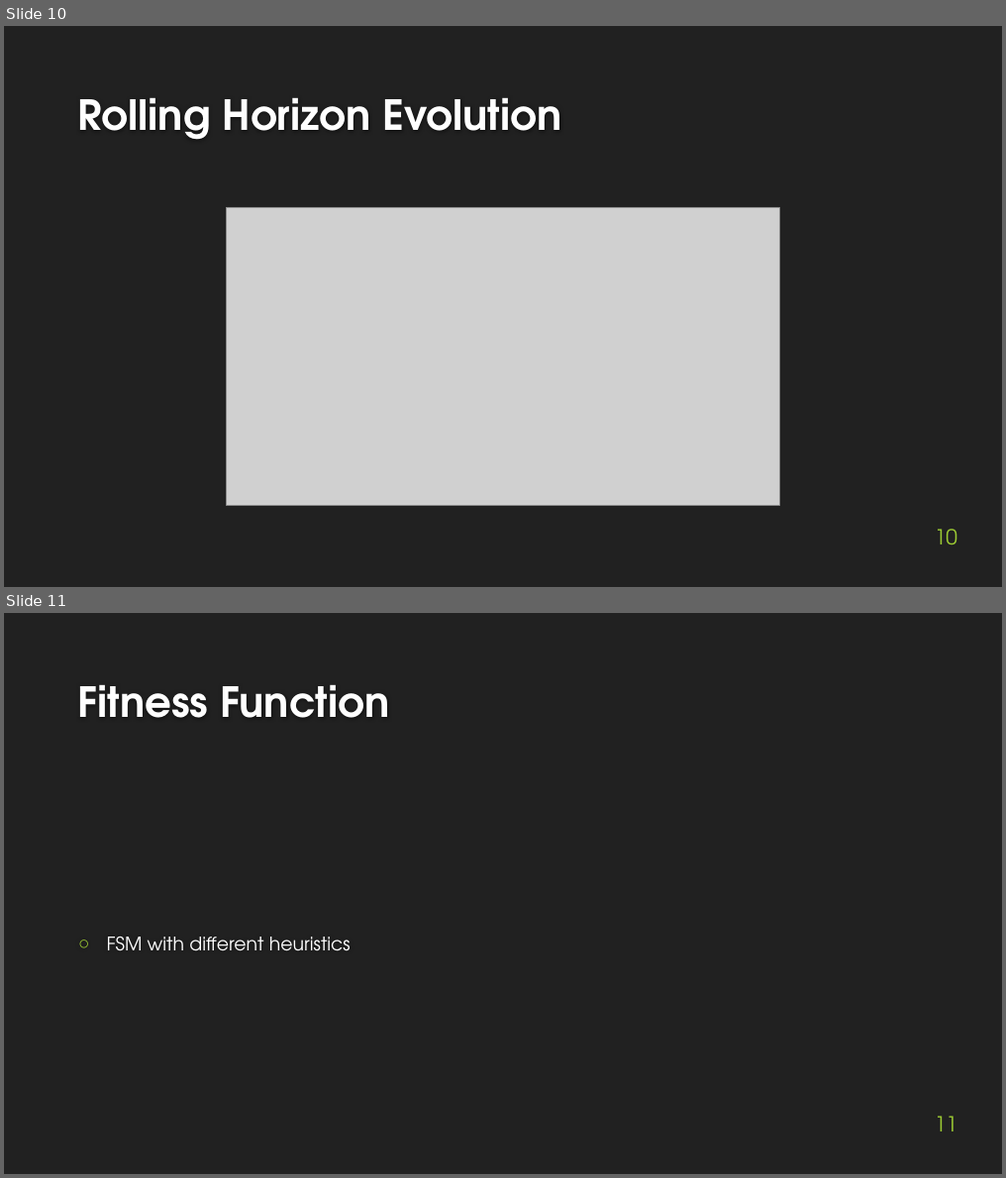
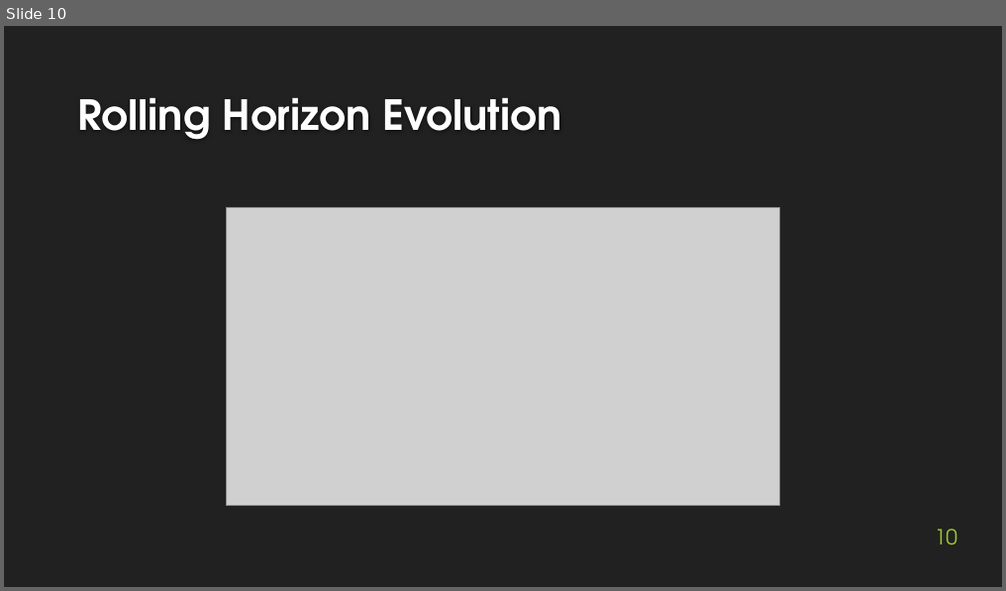
Before and after one commit to rdgain/Hunger-Games-VGDL, a slide deck: docs/final presentation.pptx. Shown one above the other, each under a label of ours: slides 10 and 11 before the commit, slide 10 after it. The pictures are 1006x1178 and 1006x591 pixels, drawn with LibreOffice and Linux fonts; fonts in the diff are those of the drawing; grey boxes stand for pictures; background and template pictures are left out. Boxes give left, top, right and bottom in pixels: in the first picture for what was removed or moved away, otherwise in the second. Text is boxed around its words. In the diff, an @@ line names an element or a change of style, - is before the commit and + after.

```diff
--- a/docs/final presentation.pptx
+++ b/docs/final presentation.pptx
@@ slide 11 removed at [4, 613, 1002, 1174], background #212121 @@
@@ title removed at [78, 684, 390, 718] @@
-Fitness Function
@@ text removed at [107, 937, 350, 952] @@
-○ FSM with different heuristics
@@ page number removed at [935, 1116, 957, 1132] @@
-11
```
Also in this commit, not shown: 5 slides changed, 1 slide added, 1 other file.
